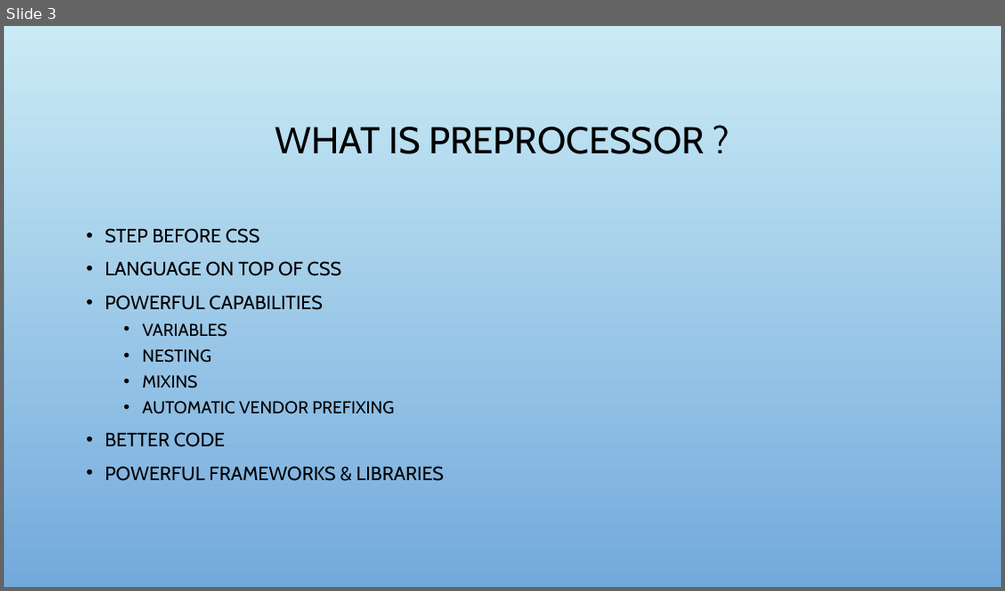
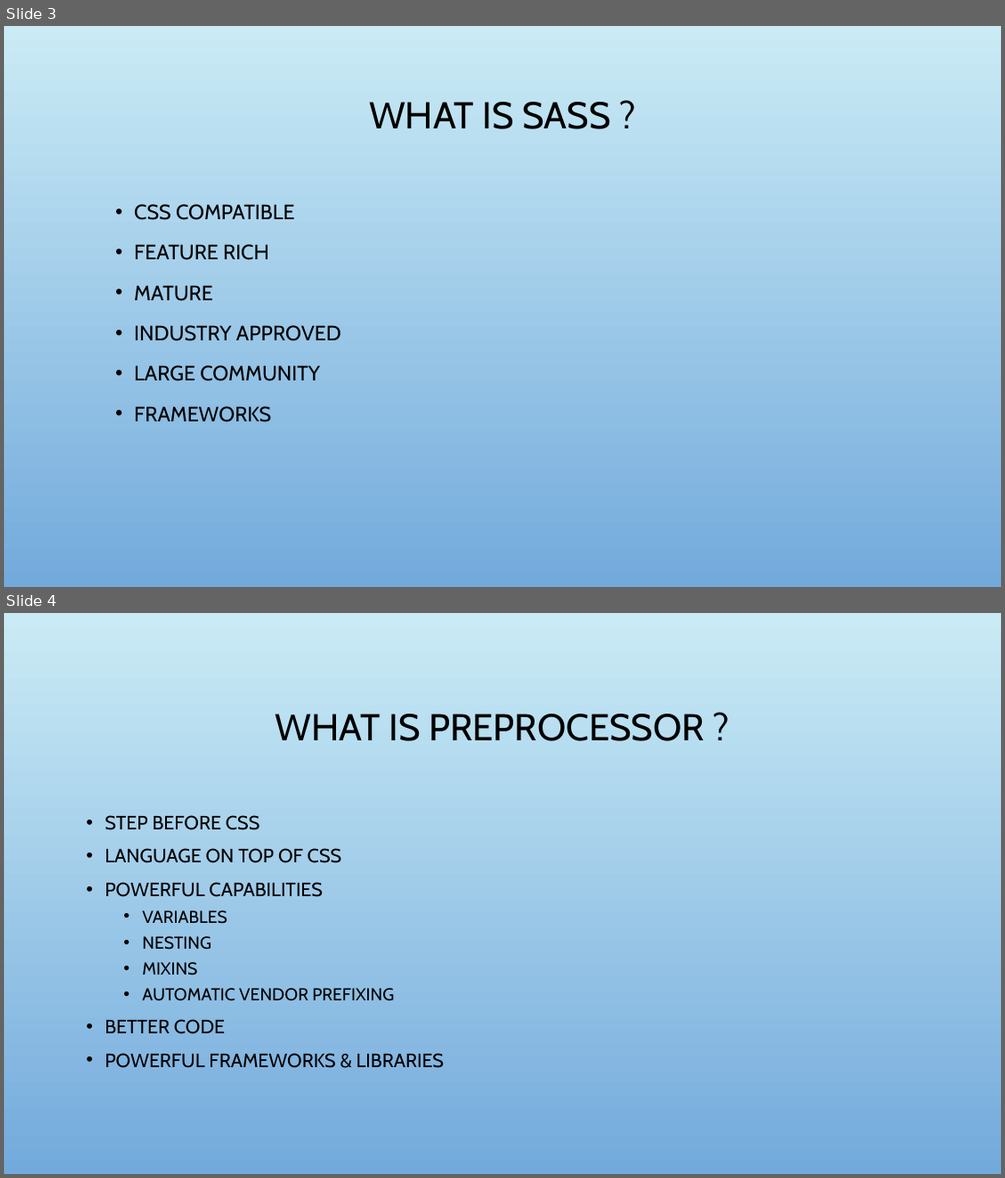
Before and after one commit to vijaiselvam/Sass-Language-Basics, a slide deck: Sass Basics.pptx. Shown one above the other, each under a label of ours: slide 3 before the commit, slides 3 and 4 after it. The pictures are 1005x591 and 1005x1178 pixels, drawn with LibreOffice and Linux fonts; fonts in the diff are those of the drawing; background and template pictures are left out. Boxes give left, top, right and bottom in pixels: in the first picture for what was removed or moved away, otherwise in the second. Text is boxed around its words. In the diff, an @@ line names an element or a change of style, - is before the commit and + after.

```diff
--- a/Sass Basics.pptx
+++ b/Sass Basics.pptx
@@ slide 3 added at <box>4,26,1001,587</box>, background picture (left out) @@
@@ title added at <box>369,102,610,129</box>, 36 pt, text #000000 @@
+WHAT IS SASS ?
@@ text added at <box>134,204,341,422</box>, 20 pt, text #000000 @@
+• CSS COMPATIBLE
+• FEATURE RICH
+• MATURE
+• INDUSTRY APPROVED
+• LARGE COMMUNITY
+• FRAMEWORKS
@@ what was slide 3 is now slide 4 @@
```
Also in this commit, not shown: 3 slides changed.
